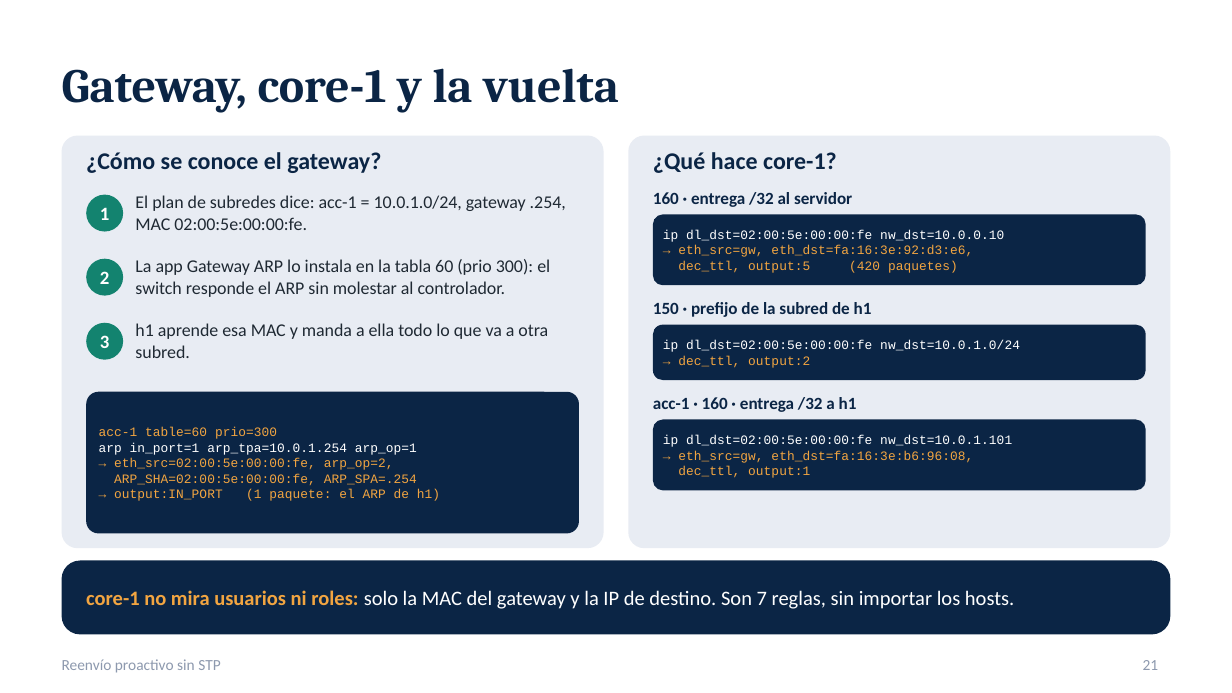
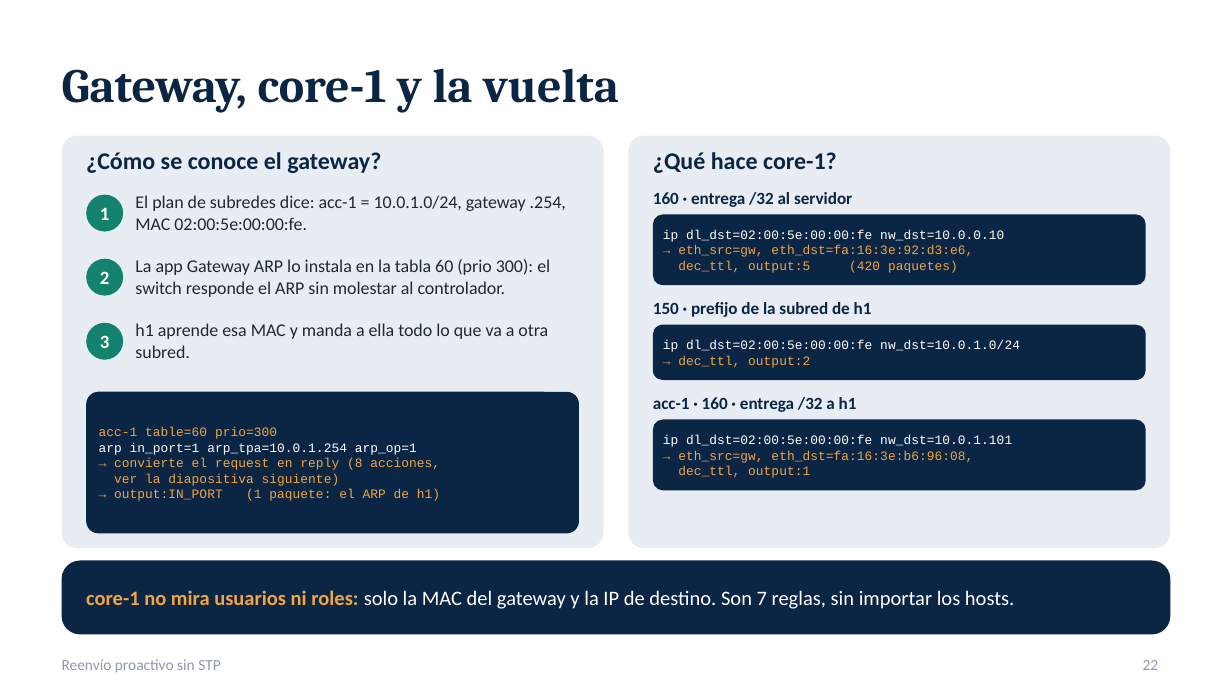
Before and after one commit to SergioAnderson123/proyecto-sdn, a slide deck: slide 22 of docs/Reenvio_proactivo_sin_STP.pptx (slide 21 before the commit). Drawn at 1232x693 pixels with LibreOffice and Linux fonts; fonts in the diff are those of the drawing. Boxes give left, top, right and bottom in pixels: in the first picture for what was removed or moved away, otherwise in the second. Text is boxed around its words. In the diff, an @@ line names an element or a change of style, - is before the commit and + after.

Commit message:
presentacion: antes del primer paquete, recorrido de un paquete con las reglas reales de acc-1 y core-1, y la regla 300 accion por accion (28 diapositivas)

```diff
--- a/docs/Reenvio_proactivo_sin_STP.pptx
+++ b/docs/Reenvio_proactivo_sin_STP.pptx
@@ text at bbox=[114, 458, 440, 486]: text changed @@
-→ eth_src=02:00:5e:00:00:fe, arp_op=2,
-ARP_SHA=02:00:5e:00:00:fe, ARP_SPA=.254
+→ convierte el request en reply (8 acciones,
+ver la diapositiva siguiente)
@@ page number at bbox=[1143, 660, 1159, 670]: text changed @@
-21
+22
```
Also in this commit, not shown: 2 slides added.
